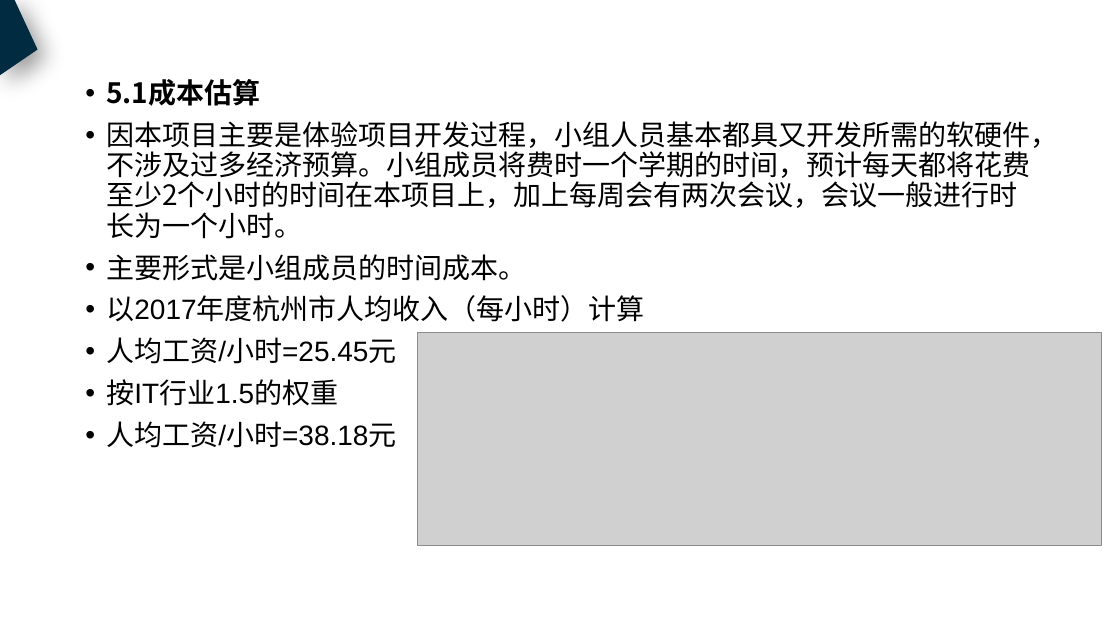
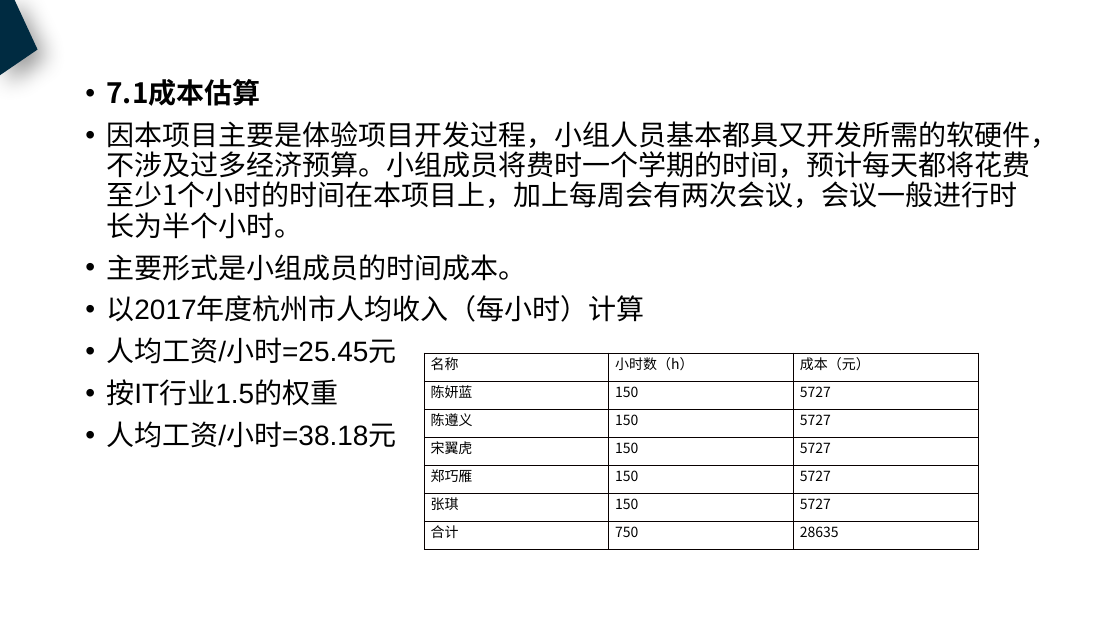
Before and after one commit to PRD2018-G18/PRD2018, a slide deck: slide 38 of 非受控文档/过程文档/需求工程计划.pptx (slide 21 before the commit). Drawn at 1120x630 pixels with LibreOffice and Linux fonts; fonts in the diff are those of the drawing; grey boxes stand for pictures. Boxes give left, top, right and bottom in pixels: in the first picture for what was removed or moved away, otherwise in the second. Text is boxed around its words. In the diff, an @@ line names an element or a change of style, - is before the commit and + after.

```diff
--- a/非受控文档/过程文档/需求工程计划.pptx
+++ b/非受控文档/过程文档/需求工程计划.pptx
@@ text at (106, 79, 1058, 239): text changed @@
-• 5.1成本估算
-• 因本项目主要是体验项目开发过程，小组人员基本都具又开发所需的软硬件，不涉及过多经济预算。小组成员将费时一个学期的时间，预计每天都将花费至少2个小时的时间在本项目上，加上每周会有两次会议，会议一般进行时长为一个小时。
+• 7.1成本估算
+• 因本项目主要是体验项目开发过程，小组人员基本都具又开发所需的软硬件，不涉及过多经济预算。小组成员将费时一个学期的时间，预计每天都将花费至少1个小时的时间在本项目上，加上每周会有两次会议，会议一般进行时长为半个小时。
@@ picture removed at (418, 333, 1102, 545) @@
@@ table added at (424, 353, 979, 549), 7 rows, 3 columns @@
+名称 | 小时数（h） | 成本（元）
+陈妍蓝 | 150 | 5727
+陈遵义 | 150 | 5727
+宋翼虎 | 150 | 5727
+郑巧雁 | 150 | 5727
+张琪 | 150 | 5727
+合计 | 750 | 28635
```
Also in this commit, not shown: 47 other slides changed, 18 slides added, 1 slide removed.
